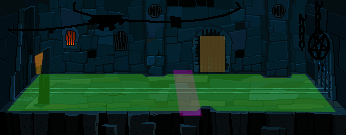
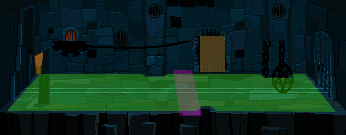
The second 346 × 135 image is a revision of the first. Changes to its layers:
removed group "Foreground.png" (in "Props") (6 layers) from group "Props" over [8, 1, 330, 60]
removed layer "Layer 8" from group "Foreground.png" over [308, 31, 330, 60]
removed layer "Layer 7" from group "Foreground.png" over [88, 15, 125, 31]
removed layer "Cable 0001" from group "Foreground.png" over [73, 2, 241, 23]
removed layer "Cable 0002" from group "Foreground.png" over [8, 15, 123, 31]
removed layer "Cadena 0002 copy" from group "Foreground.png" over [315, 1, 323, 38]
removed layer "Cadena 0002" from group "Foreground.png" over [299, 14, 307, 51]
added layer "Foreground.png" (in "Props") in group "Props" over [51, 41, 294, 93]
